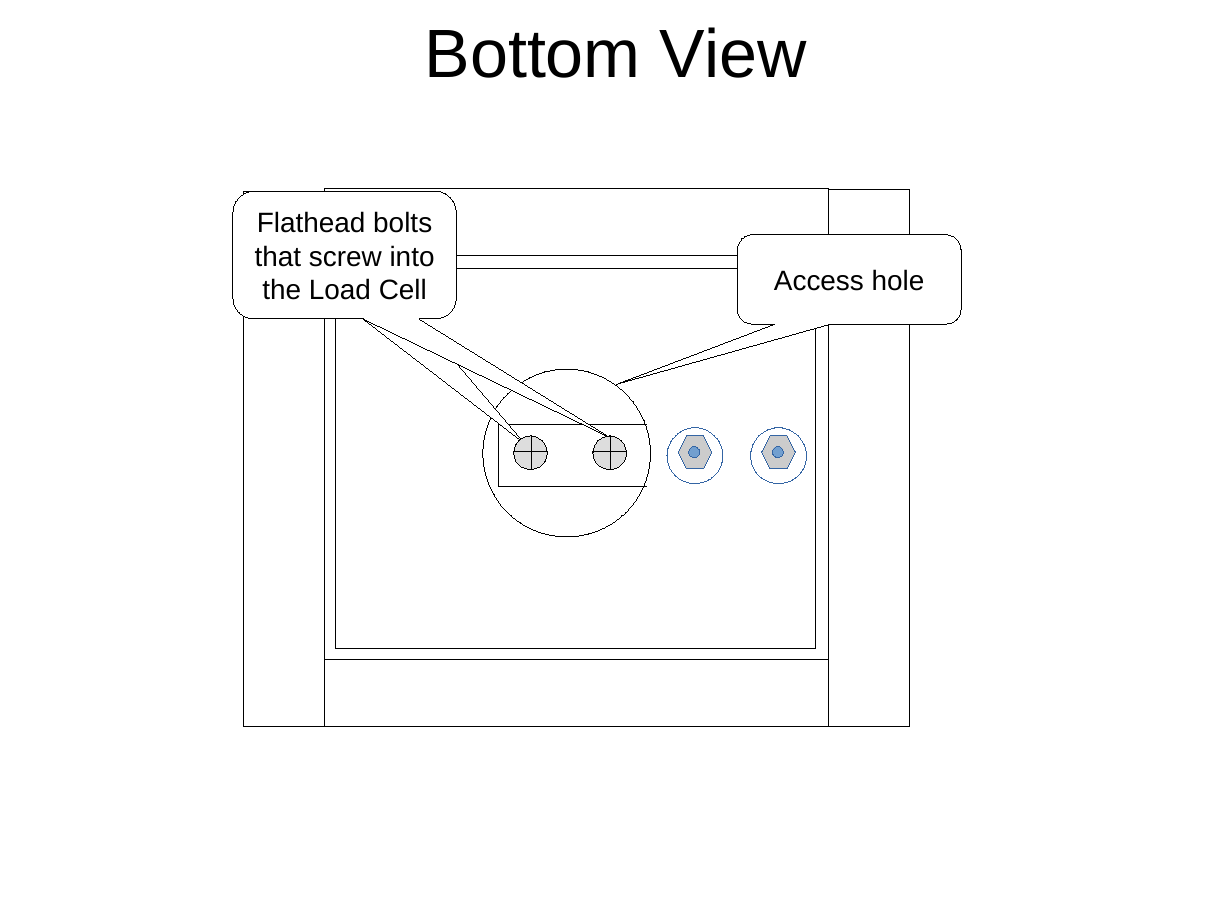
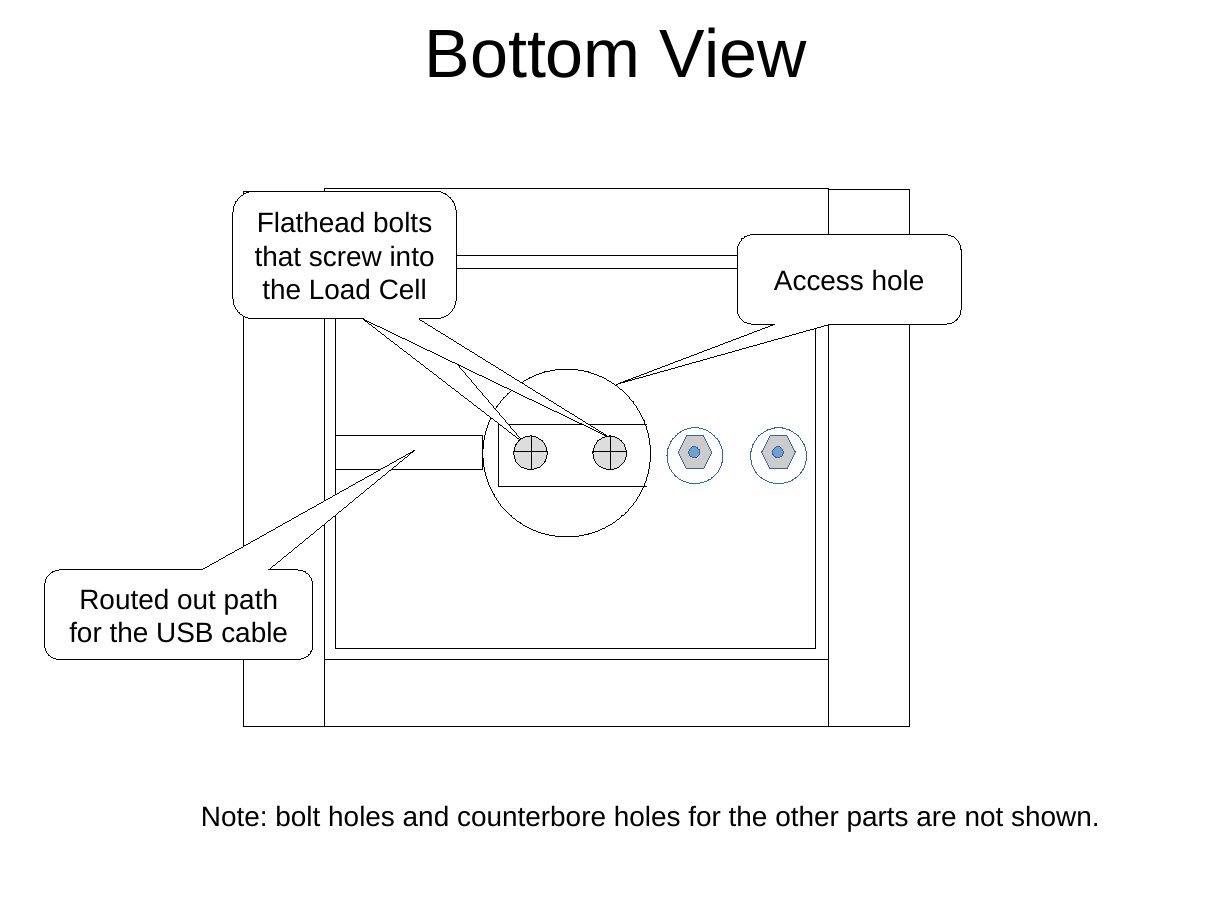
Before and after one commit to bneedhamia/CurieBLEBowlScale, a slide deck: slide 4 of MechanicalNotes.odp. Drawn at 1232x924 pixels with LibreOffice and Linux fonts; fonts in the diff are those of the drawing. Boxes give left, top, right and bottom in pixels: in the first picture for what was removed or moved away, otherwise in the second. Text is boxed around its words. In the diff, an @@ line names an element or a change of style, - is before the commit and + after.

```diff
--- a/MechanicalNotes.odp
+++ b/MechanicalNotes.odp
@@ rectangle added at bbox=[335, 436, 483, 470], outline #000000 0 pt @@
@@ rounded speech box added at bbox=[45, 570, 313, 660], fill #FFFFFF, outline #000000 0 pt, 18 pt, text #000000 @@
+Routed out path
+for the USB cable
@@ text added at bbox=[201, 805, 1099, 832], 18 pt, text #000000 @@
+Note: bolt holes and counterbore holes for the other parts are not shown.
```
Also in this commit, not shown: 1 other slide changed, 5 other files.
